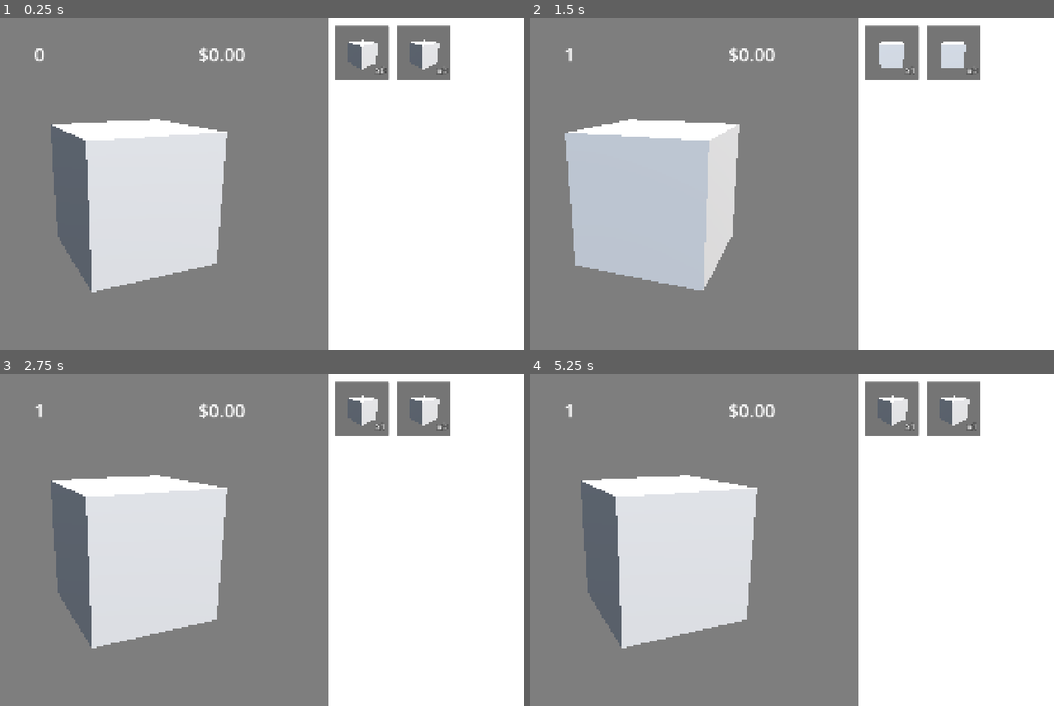
Above: before the commit, frames 1-4 (two rows, left to right).
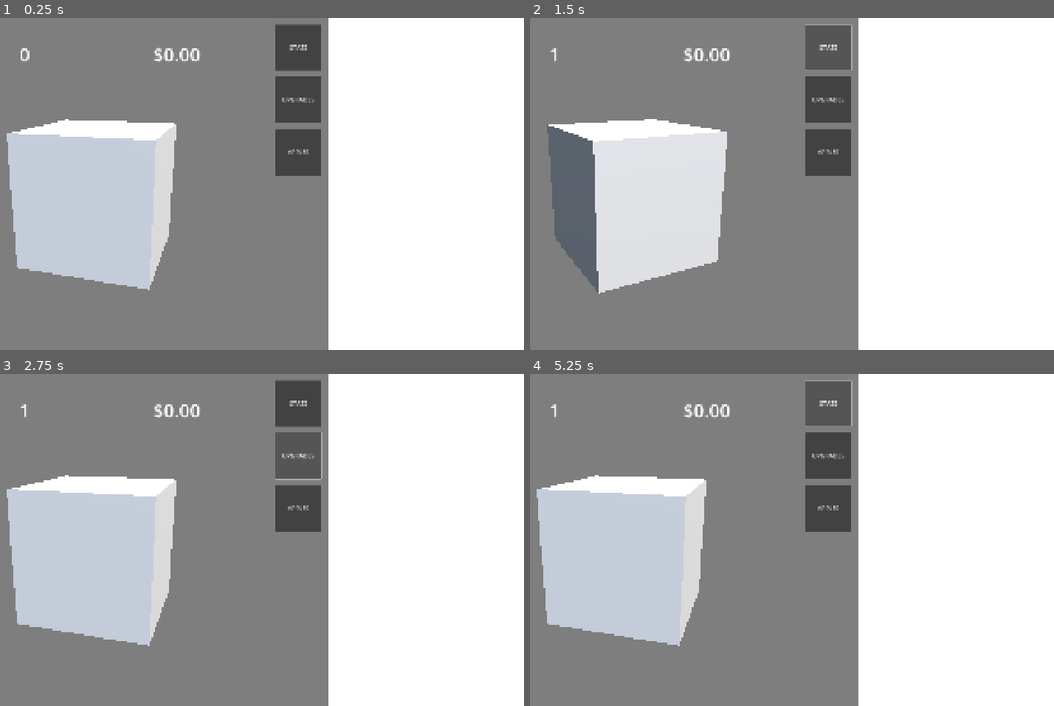
Above: after the commit, the same moments.

Repository: karjon7/apple-farmer
Game: Godot game, scene res://scenes/game.tscn
The game is run twice, just before and just after one commit, with the same random seed, the same clock (stepped at 60 frames per second) and the same inputs.
Inputs (mouse positions are in pixels of both pictures, inside the frame that each line leads up to; where the layout moved, square brackets give the same spot in the first picture):
- Up to frame 1 (0.25 s): no input
- Up to frame 2 (1.5 s): click (629, 200) [661, 200] at 0.5 s; click (828, 47) at 1.25 s, where only the run after the commit has a clickable "STATS"
- Up to frame 3 (2.75 s): click (298, 457) at 2 s, where only the run after the commit has a clickable "UPGRADES"
- Up to frame 4 (5.25 s): click (828, 506) at 2.75 s, where only the run after the commit has a clickable "APPLES"; click (954, 407) at 3.52 s; click (629, 556) [661, 556] at 4.25 s; click (828, 403) at 5 s, where only the run after the commit has a clickable "STATS"

The runs differ from the first frame. In frame 1, 24% of the frame differs, in the area x 1-86%, y 1-83%; in frame 2, 22%; in frame 3, 24%; in frame 4, 24%.

Commit message:
Add SideMenus + random rotation on MeshViewer

Diff:
--- a/prefab/ui/apple_menu_button.tscn
+++ b/prefab/ui/apple_menu_button.tscn
@@ -13,6 +13,7 @@
 custom_minimum_size = Vector2(175, 175)
 size_flags_horizontal = 4
 size_flags_vertical = 4
+mouse_default_cursor_shape = 2
 flat = true
 script = ExtResource("1_nohal")
 apple_data = ExtResource("2_vue7e")
@@ -54,4 +55,5 @@
 offset_bottom = 0.0
 grow_horizontal = 2
 grow_vertical = 2
+random_rotation = true
 cam_distance = 4.1
--- a/prefab/ui/mesh_viewer.tscn
+++ b/prefab/ui/mesh_viewer.tscn
@@ -54,7 +54,7 @@
 
 [node name="MeshHolder" type="Node3D" parent="SubViewport/3DWorld"]
 unique_name_in_owner = true
-transform = Transform3D(0.967681, 0, 0.252179, 0, 1, 0, -0.252179, 0, 0.967681, 0, 0, 0)
+transform = Transform3D(0.83876, 0, 0.544502, 0, 1, 0, -0.544502, 0, 0.83876, 0, 0, 0)
 
 [node name="MeshInstance3D" type="MeshInstance3D" parent="SubViewport/3DWorld/MeshHolder"]
 mesh = SubResource("BoxMesh_wb5as")
--- /dev/null
+++ b/prefab/ui/side_menu_button.tscn
@@ -0,0 +1,13 @@
+[gd_scene load_steps=2 format=3 uid="uid://dqpdqcvh3nurr"]
+
+[ext_resource type="Script" uid="uid://bi6pw30bme0lo" path="res://scripts/ui/side_menu_button.gd" id="1_oqij0"]
+
+[node name="SideMenuButton" type="Button"]
+custom_minimum_size = Vector2(150, 150)
+mouse_default_cursor_shape = 2
+theme_override_font_sizes/font_size = 20
+text = "TEST"
+text_overrun_behavior = 3
+autowrap_mode = 3
+clip_text = true
+script = ExtResource("1_oqij0")
--- a/scenes/game.tscn
+++ b/scenes/game.tscn
@@ -1,8 +1,11 @@
-[gd_scene load_steps=5 format=3 uid="uid://djveq3biqtecu"]
+[gd_scene load_steps=8 format=3 uid="uid://djveq3biqtecu"]
 
 [ext_resource type="Script" uid="uid://4i7ypyd47lgq" path="res://scripts/game.gd" id="1_uwrxv"]
 [ext_resource type="PackedScene" uid="uid://iixradab3o72" path="res://prefab/ui/mesh_viewer.tscn" id="2_yqjtg"]
 [ext_resource type="Script" uid="uid://b0k101hdt37pb" path="res://scripts/ui/apples_menu.gd" id="3_iywne"]
+[ext_resource type="PackedScene" uid="uid://dqpdqcvh3nurr" path="res://prefab/ui/side_menu_button.tscn" id="3_lbhrr"]
+[ext_resource type="Script" uid="uid://bvmkyu84pxp78" path="res://scripts/ui/menu_holder.gd" id="4_iywne"]
+[ext_resource type="Script" uid="uid://co5hkh86b2x25" path="res://scripts/ui/side_menu.gd" id="5_p57ef"]
 
 [sub_resource type="LabelSettings" id="LabelSettings_uwrxv"]
 font_size = 60
@@ -32,26 +35,31 @@
 layout_mode = 2
 color = Color(0.493545, 0.493546, 0.493546, 1)
 
-[node name="MarginContainer" type="MarginContainer" parent="HSplitContainer/MainScreenBG"]
+[node name="HBoxContainer" type="HBoxContainer" parent="HSplitContainer/MainScreenBG"]
 layout_mode = 1
 anchors_preset = 15
 anchor_right = 1.0
 anchor_bottom = 1.0
 grow_horizontal = 2
 grow_vertical = 2
+
+[node name="MarginContainer" type="MarginContainer" parent="HSplitContainer/MainScreenBG/HBoxContainer"]
+layout_mode = 2
+size_flags_horizontal = 3
 theme_override_constants/margin_left = 50
 theme_override_constants/margin_top = 75
 theme_override_constants/margin_right = 50
 theme_override_constants/margin_bottom = 50
 
-[node name="VBoxContainer" type="VBoxContainer" parent="HSplitContainer/MainScreenBG/MarginContainer"]
+[node name="VBoxContainer" type="VBoxContainer" parent="HSplitContainer/MainScreenBG/HBoxContainer/MarginContainer"]
 layout_mode = 2
+size_flags_horizontal = 3
 
-[node name="HBoxContainer" type="HBoxContainer" parent="HSplitContainer/MainScreenBG/MarginContainer/VBoxContainer"]
+[node name="HBoxContainer" type="HBoxContainer" parent="HSplitContainer/MainScreenBG/HBoxContainer/MarginContainer/VBoxContainer"]
 layout_mode = 2
 alignment = 1
 
-[node name="AppleLabel" type="Label" parent="HSplitContainer/MainScreenBG/MarginContainer/VBoxContainer/HBoxContainer"]
+[node name="AppleLabel" type="Label" parent="HSplitContainer/MainScreenBG/HBoxContainer/MarginContainer/VBoxContainer/HBoxContainer"]
 unique_name_in_owner = true
 layout_mode = 2
 size_flags_horizontal = 3
@@ -60,7 +68,7 @@
 horizontal_alignment = 1
 vertical_alignment = 1
 
-[node name="MoneyLabel" type="Label" parent="HSplitContainer/MainScreenBG/MarginContainer/VBoxContainer/HBoxContainer"]
+[node name="MoneyLabel" type="Label" parent="HSplitContainer/MainScreenBG/HBoxContainer/MarginContainer/VBoxContainer/HBoxContainer"]
 unique_name_in_owner = true
 layout_mode = 2
 size_flags_horizontal = 3
@@ -69,17 +77,18 @@
 horizontal_alignment = 1
 vertical_alignment = 1
 
-[node name="CenterContainer" type="CenterContainer" parent="HSplitContainer/MainScreenBG/MarginContainer/VBoxContainer"]
+[node name="CenterContainer" type="CenterContainer" parent="HSplitContainer/MainScreenBG/HBoxContainer/MarginContainer/VBoxContainer"]
 layout_mode = 2
 size_flags_vertical = 3
 
-[node name="AppleButton" type="Button" parent="HSplitContainer/MainScreenBG/MarginContainer/VBoxContainer/CenterContainer"]
+[node name="AppleButton" type="Button" parent="HSplitContainer/MainScreenBG/HBoxContainer/MarginContainer/VBoxContainer/CenterContainer"]
 custom_minimum_size = Vector2(750, 750)
 layout_mode = 2
 focus_mode = 0
+mouse_default_cursor_shape = 2
 flat = true
 
-[node name="MeshViewer" parent="HSplitContainer/MainScreenBG/MarginContainer/VBoxContainer/CenterContainer/AppleButton" instance=ExtResource("2_yqjtg")]
+[node name="MeshViewer" parent="HSplitContainer/MainScreenBG/HBoxContainer/MarginContainer/VBoxContainer/CenterContainer/AppleButton" instance=ExtResource("2_yqjtg")]
 unique_name_in_owner = true
 layout_mode = 1
 anchors_preset = 15
@@ -92,6 +101,29 @@
 rotations_per_second = 0.1
 cam_distance = 2.9
 cam_offset = -0.08
+
+[node name="VBoxContainer2" type="VBoxContainer" parent="HSplitContainer/MainScreenBG/HBoxContainer"]
+layout_mode = 2
+
+[node name="MarginContainer" type="MarginContainer" parent="HSplitContainer/MainScreenBG/HBoxContainer/VBoxContainer2"]
+layout_mode = 2
+size_flags_vertical = 3
+theme_override_constants/margin_left = 20
+theme_override_constants/margin_top = 20
+theme_override_constants/margin_right = 20
+theme_override_constants/margin_bottom = 20
+
+[node name="SideMenuButtonHolder" type="VBoxContainer" parent="HSplitContainer/MainScreenBG/HBoxContainer/VBoxContainer2/MarginContainer"]
+unique_name_in_owner = true
+layout_mode = 2
+theme_override_constants/separation = 20
+
+[node name="Button" parent="HSplitContainer/MainScreenBG/HBoxContainer/VBoxContainer2/MarginContainer/SideMenuButtonHolder" instance=ExtResource("3_lbhrr")]
+layout_mode = 2
+text = "Test 1"
+
+[node name="Button2" parent="HSplitContainer/MainScreenBG/HBoxContainer/VBoxContainer2/MarginContainer/SideMenuButtonHolder" instance=ExtResource("3_lbhrr")]
+layout_mode = 2
 
 [node name="SideScreenBG" type="ColorRect" parent="HSplitContainer"]
 layout_mode = 2
@@ -110,8 +142,39 @@
 
 [node name="MenuHolder" type="Control" parent="HSplitContainer/SideScreenBG/MarginContainer"]
 layout_mode = 2
+script = ExtResource("4_iywne")
+
+[node name="StatsMenu" type="ScrollContainer" parent="HSplitContainer/SideScreenBG/MarginContainer/MenuHolder"]
+layout_mode = 1
+anchors_preset = 15
+anchor_right = 1.0
+anchor_bottom = 1.0
+grow_horizontal = 2
+grow_vertical = 2
+script = ExtResource("5_p57ef")
+button_text = "Stats"
+metadata/_custom_type_script = "uid://co5hkh86b2x25"
+
+[node name="VBoxContainer" type="VBoxContainer" parent="HSplitContainer/SideScreenBG/MarginContainer/MenuHolder/StatsMenu"]
+layout_mode = 2
+
+[node name="UpgradesMenu" type="ScrollContainer" parent="HSplitContainer/SideScreenBG/MarginContainer/MenuHolder"]
+visible = false
+layout_mode = 1
+anchors_preset = 15
+anchor_right = 1.0
+anchor_bottom = 1.0
+grow_horizontal = 2
+grow_vertical = 2
+script = ExtResource("5_p57ef")
+button_text = "Upgrades"
+metadata/_custom_type_script = "uid://co5hkh86b2x25"
+
+[node name="VBoxContainer" type="VBoxContainer" parent="HSplitContainer/SideScreenBG/MarginContainer/MenuHolder/UpgradesMenu"]
+layout_mode = 2
 
 [node name="ApplesMenu" type="ScrollContainer" parent="HSplitContainer/SideScreenBG/MarginContainer/MenuHolder"]
+visible = false
 layout_mode = 1
 anchors_preset = 15
 anchor_right = 1.0
@@ -119,6 +182,8 @@
 grow_horizontal = 2
 grow_vertical = 2
 script = ExtResource("3_iywne")
+button_text = "Apples"
+metadata/_custom_type_script = "uid://co5hkh86b2x25"
 
 [node name="GridContainer" type="GridContainer" parent="HSplitContainer/SideScreenBG/MarginContainer/MenuHolder/ApplesMenu"]
 layout_mode = 2
@@ -126,4 +191,4 @@
 theme_override_constants/v_separation = 25
 columns = 3
 
-[connection signal="pressed" from="HSplitContainer/MainScreenBG/MarginContainer/VBoxContainer/CenterContainer/AppleButton" to="." method="harvest"]
+[connection signal="pressed" from="HSplitContainer/MainScreenBG/HBoxContainer/MarginContainer/VBoxContainer/CenterContainer/AppleButton" to="." method="harvest"]
--- a/scripts/datas/apple_data.gd
+++ b/scripts/datas/apple_data.gd
@@ -10,6 +10,7 @@
 @export var mesh: PackedScene
 
 var quantity: BigNumber = BigNumber.new(0)
+var max_quantity: BigNumber = BigNumber.new(100)
 var price: BigNumber = BigNumber.new(0) : get = _get_price
 
 
--- a/scripts/game.gd
+++ b/scripts/game.gd
@@ -32,5 +32,5 @@
 	GameManager.sell_apple(BigNumber.new(1))
 
 
-func _change_apple_button_mesh() -> void:
+func _change_apple_button_mesh(_new_apple_data: AppleData) -> void:
 	%MeshViewer.mesh = GameManager.get_current_apple().mesh
--- a/scripts/prefabs/mesh_viewer.gd
+++ b/scripts/prefabs/mesh_viewer.gd
@@ -4,6 +4,7 @@
 
 const TEST_ITEM = preload("res://prefab/meshes/test_item.tscn")
 
+@export var random_rotation: bool = true
 @export var rotation_on: bool = true
 @export_range(0.0, 1.0, 0.1, "or_greater") var rotations_per_second: float = 0.5
 @export_range(0.0, 5.0, 0.1, "or_greater", "suffix:m") var cam_distance: float = 3.0 : set = _set_cam_distance
@@ -14,6 +15,10 @@
 @onready var cam_pivot: Node3D = %CamPivot
 @onready var camera: Camera3D = %Camera3D
 @onready var mesh_holder: Node3D = %MeshHolder
+
+
+func _ready() -> void:
+	if random_rotation: mesh_holder.rotation_degrees.y = wrapf(randf_range(0, 360), 0, 360)
 
 
 func _process(delta: float) -> void:
--- a/scripts/ui/apples_menu.gd
+++ b/scripts/ui/apples_menu.gd
@@ -1,4 +1,4 @@
-extends ScrollContainer
+extends SideMenu
 
 const apple_menu_button = preload("uid://dpdk5gsrj2qjm")
 
--- /dev/null
+++ b/scripts/ui/menu_holder.gd
@@ -0,0 +1,28 @@
+extends Control
+
+const side_menu_button_packed = preload("uid://dqpdqcvh3nurr")
+
+@onready var side_menu_button_holder: VBoxContainer = %SideMenuButtonHolder
+
+
+func _ready() -> void:
+	for child in side_menu_button_holder.get_children(): child.queue_free()
+
+	for child in get_children():
+		if not child is SideMenu:
+			child.queue_free()
+			continue
+
+		var side_menu_button_instance: SideMenuButton = side_menu_button_packed.instantiate()
+
+		side_menu_button_instance.text = child.button_text.to_upper()
+		side_menu_button_instance.pressed.connect(change_menu.bind(child.get_index()))
+		side_menu_button_holder.add_child(side_menu_button_instance)
+
+	change_menu(0)
+
+
+func change_menu(menu_index: int) -> void:
+	for menu in get_children(): menu.hide()
+
+	get_child(menu_index).show()
--- /dev/null
+++ b/scripts/ui/side_menu.gd
@@ -0,0 +1,9 @@
+extends ScrollContainer
+class_name SideMenu
+
+
+@export var button_text: String = ""
+
+
+func _ready() -> void:
+	if button_text.is_empty(): button_text = "Menu %s" % get_index()
--- /dev/null
+++ b/scripts/ui/side_menu_button.gd
@@ -0,0 +1,2 @@
+extends Button
+class_name SideMenuButton
Not shown, added: scripts/ui/menu_holder.gd.uid
Not shown, added: scripts/ui/side_menu.gd.uid
Not shown, added: scripts/ui/side_menu_button.gd.uid
